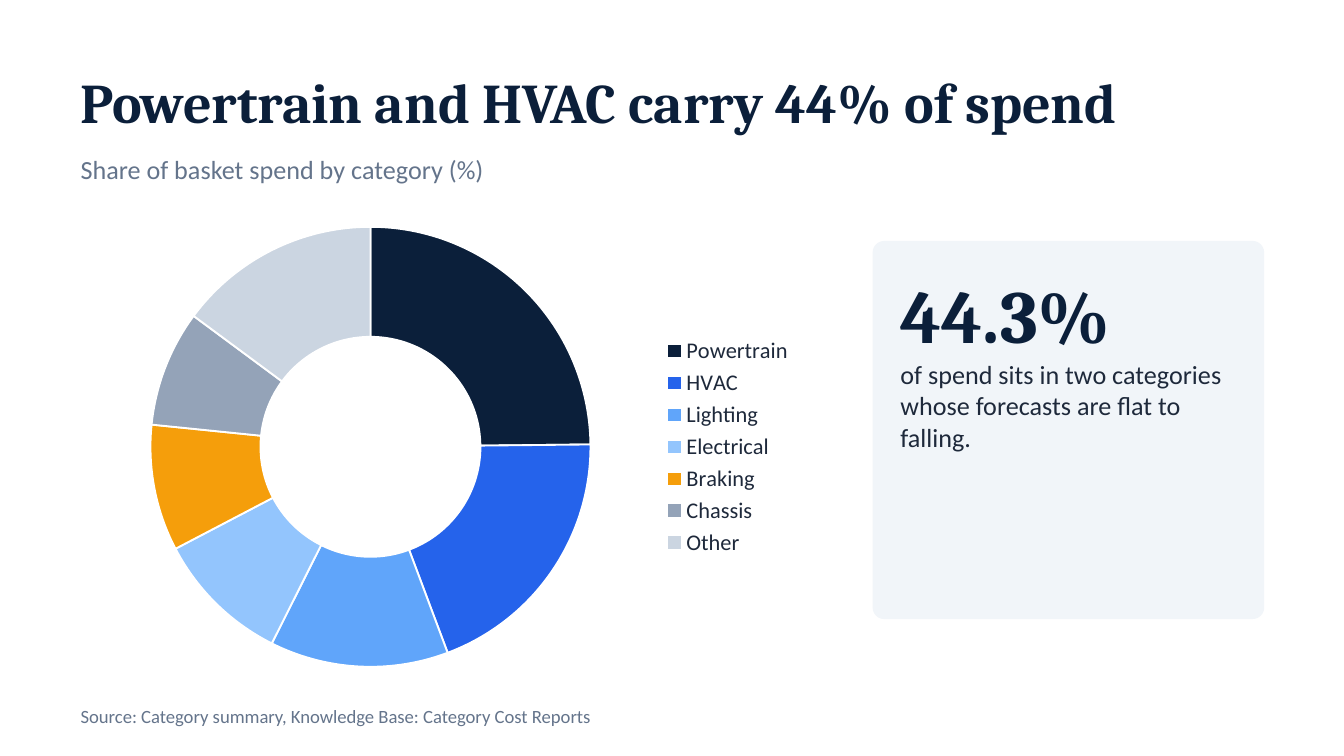
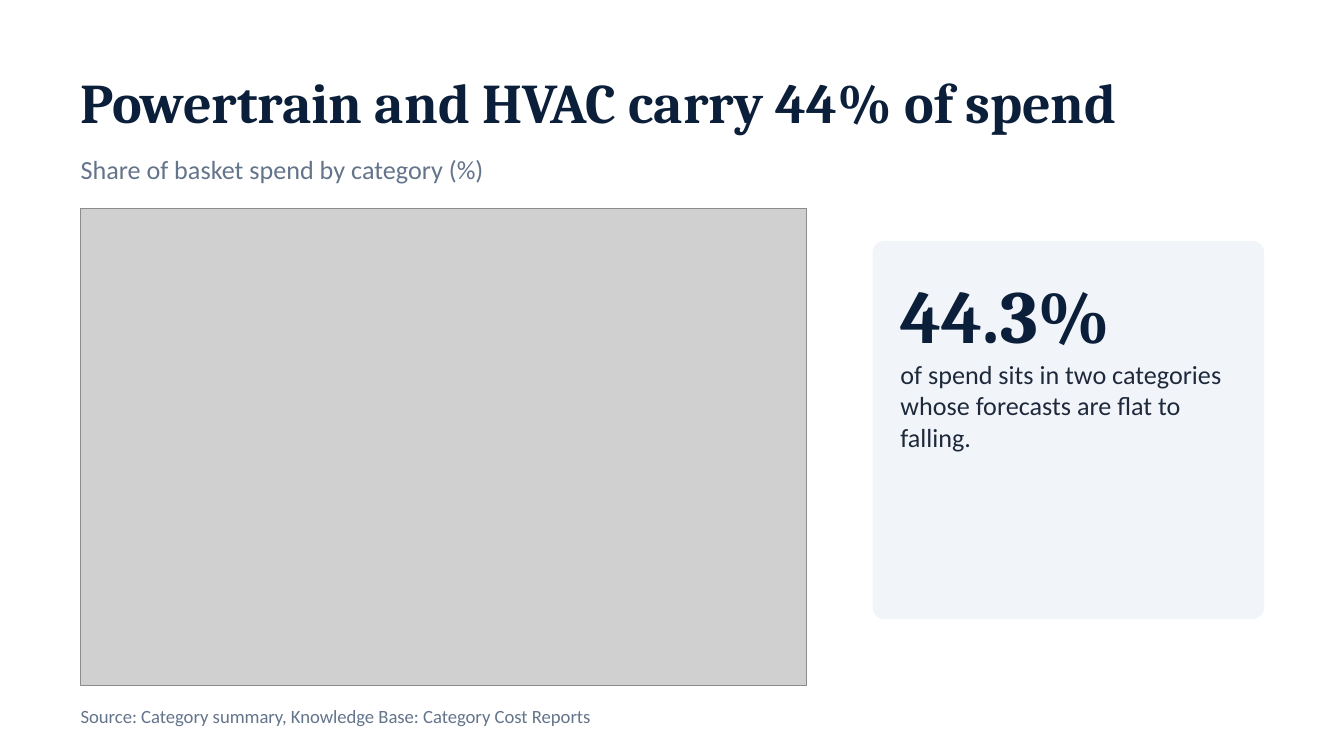
Before and after one commit to ITCDhruvil/SKODA-forecasting-POC, a slide deck: slide 5 of dashboard/public/reports/Auto_Parts_Price_Outlook.pptx. Drawn at 1344x756 pixels with LibreOffice and Linux fonts; fonts in the diff are those of the drawing; grey boxes stand for pictures. Boxes give left, top, right and bottom in pixels: in the first picture for what was removed or moved away, otherwise in the second. Text is boxed around its words. In the diff, an @@ line names an element or a change of style, - is before the commit and + after.

Commit message:
Draw the PPT charts as images so they show in every viewer instead of relying on PowerPoint-native charts, and fix the label overlap on the category chart.

```diff
--- a/dashboard/public/reports/Auto_Parts_Price_Outlook.pptx
+++ b/dashboard/public/reports/Auto_Parts_Price_Outlook.pptx
@@ doughnut chart removed at box(81, 208, 806, 685) @@
-categories: Powertrain, HVAC, Lighting, Electrical, Braking, Chassis, Other
-Series 1: 25, 19, 13, 10, 9, 9, 15
@@ picture added at box(81, 208, 806, 685) @@
```
Also in this commit, not shown: 5 other slides changed, 1 other file.
